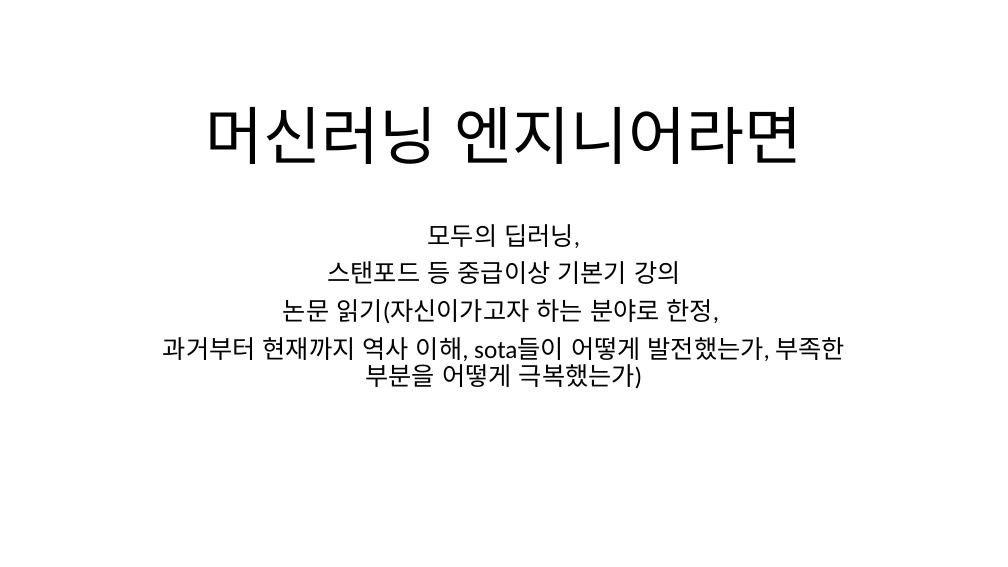
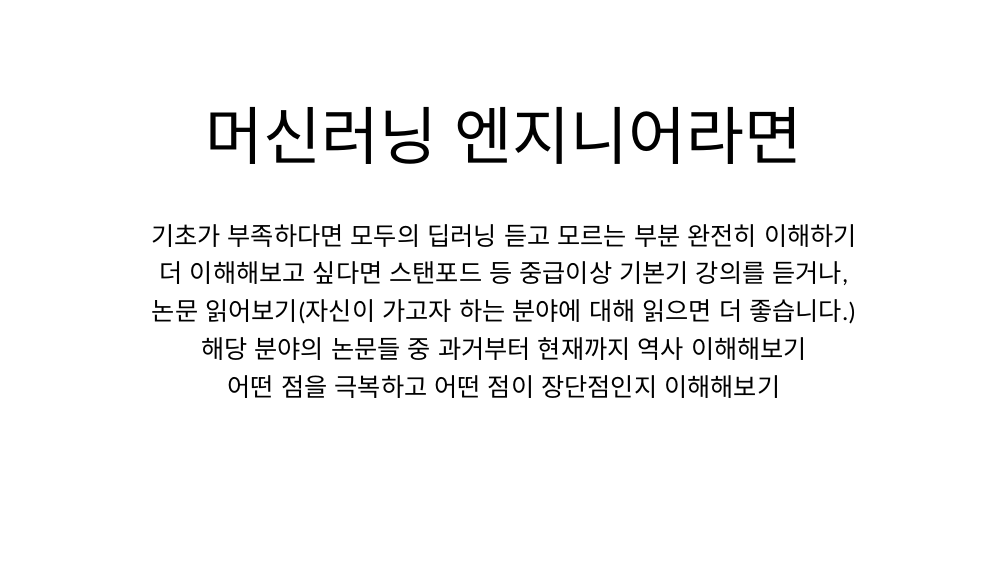
Before and after one commit to dharana77/metoringPython, a slide deck: slide 8 of 피피티_마무리.pptx (slide 9 before the commit). Drawn at 1008x567 pixels with LibreOffice and Linux fonts; fonts in the diff are those of the drawing. Boxes give left, top, right and bottom in pixels: in the first picture for what was removed or moved away, otherwise in the second. Text is boxed around its words. In the diff, an @@ line names an element or a change of style, - is before the commit and + after.

```diff
--- a/피피티_마무리.pptx
+++ b/피피티_마무리.pptx
@@ subtitle at [151, 224, 857, 398]: text changed @@
-모두의 딥러닝,
-스탠포드 등 중급이상 기본기 강의
-논문 읽기(자신이가고자 하는 분야로 한정,
-과거부터 현재까지 역사 이해, sota들이 어떻게 발전했는가, 부족한 부분을 어떻게 극복했는가)
+기초가 부족하다면 모두의 딥러닝 듣고 모르는 부분 완전히 이해하기
+더 이해해보고 싶다면 스탠포드 등 중급이상 기본기 강의를 듣거나,
+논문 읽어보기(자신이 가고자 하는 분야에 대해 읽으면 더 좋습니다.)
+해당 분야의 논문들 중 과거부터 현재까지 역사 이해해보기
+어떤 점을 극복하고 어떤 점이 장단점인지 이해해보기
```
Also in this commit, not shown: 19 other slides changed, 1 slide removed, 1 other file.
